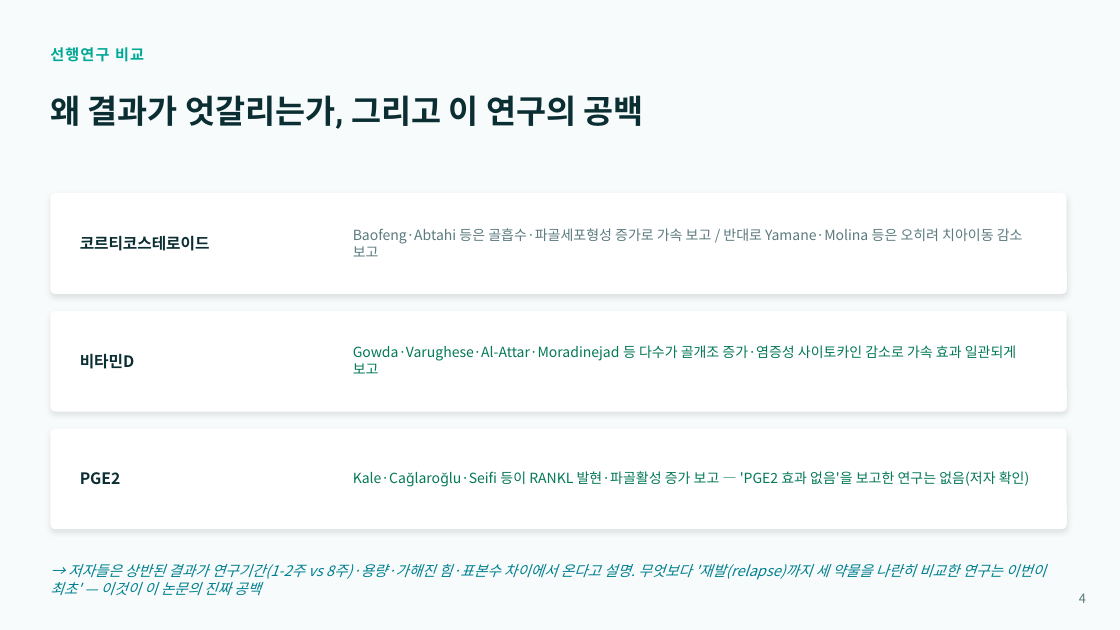
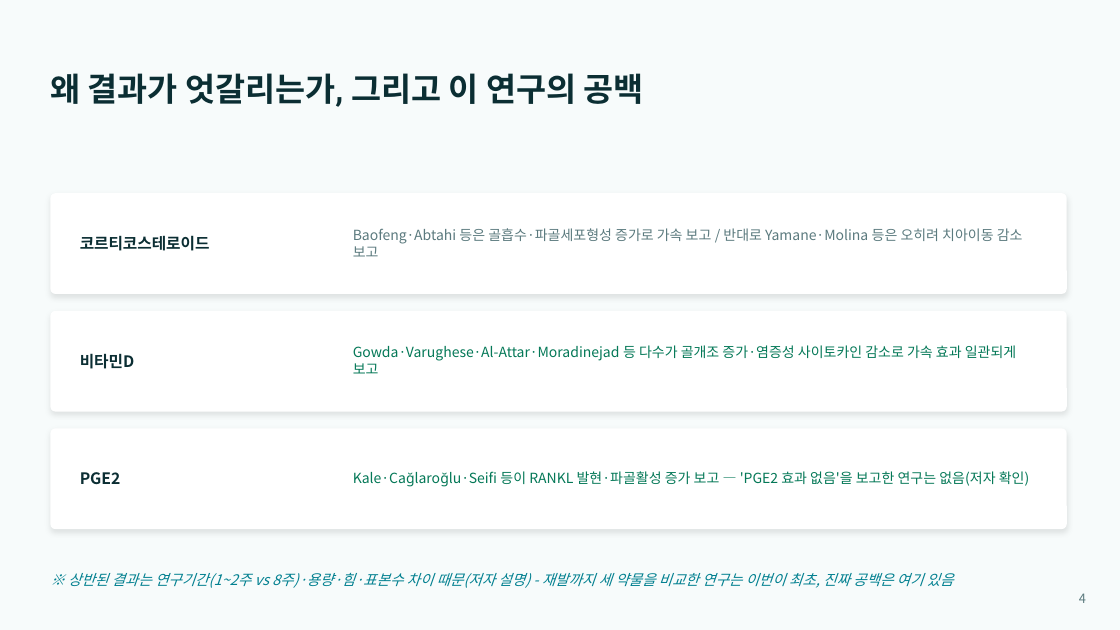
Before and after one commit to yojokem/-, a slide deck: slide 4 of 치과약리학실험2-논문발표/치과약리학실험2_논문발표.pptx. Drawn at 1120x630 pixels with LibreOffice and Linux fonts; fonts in the diff are those of the drawing. Boxes give left, top, right and bottom in pixels: in the first picture for what was removed or moved away, otherwise in the second. Text is boxed around its words. In the diff, an @@ line names an element or a change of style, - is before the commit and + after.

```diff
--- a/치과약리학실험2-논문발표/치과약리학실험2_논문발표.pptx
+++ b/치과약리학실험2-논문발표/치과약리학실험2_논문발표.pptx
@@ text "왜 결과가 엇갈리는가, 그리고 이 ...": place and size @@
-text "왜 결과가 엇갈리는가, 그리고 이 ..." at <box>50,95,644,129</box>
+text "왜 결과가 엇갈리는가, 그리고 이 ..." at <box>50,73,644,107</box>
@@ text removed at <box>50,47,144,62</box> @@
-선행연구 비교
@@ text at <box>68,572,954,588</box>: text changed @@
-→ 저자들은 상반된 결과가 연구기간(1-2주 vs 8주)·용량·가해진 힘·표본수 차이에서 온다고 설명. 무엇보다 '재발(relapse)까지 세 약물을 나란히 비교한 연구는 이번이 최초' — 이것이 이 논문의 진짜 공백
+※ 상반된 결과는 연구기간(1~2주 vs 8주)·용량·힘·표본수 차이 때문(저자 설명) - 재발까지 세 약물을 비교한 연구는 이번이 최초, 진짜 공백은 여기 있음
```
Also in this commit, not shown: 9 other slides changed, 1 other file.
